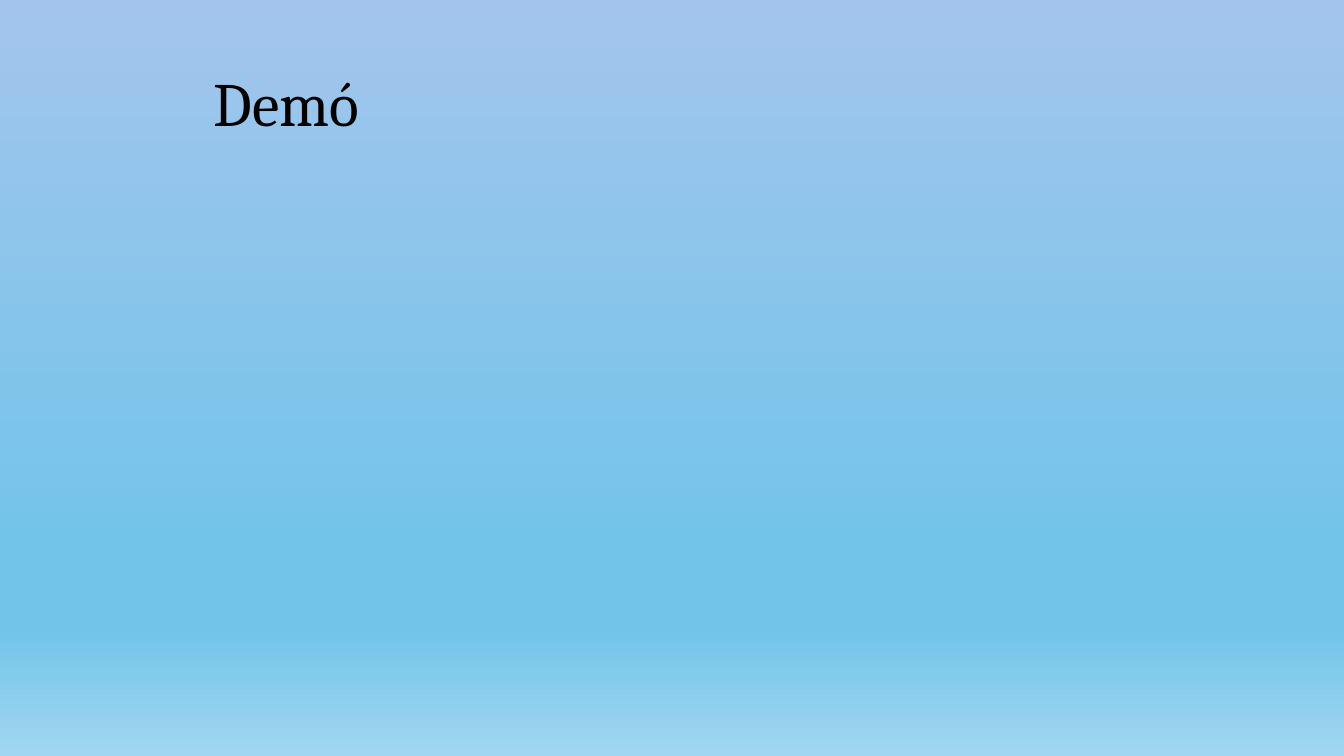
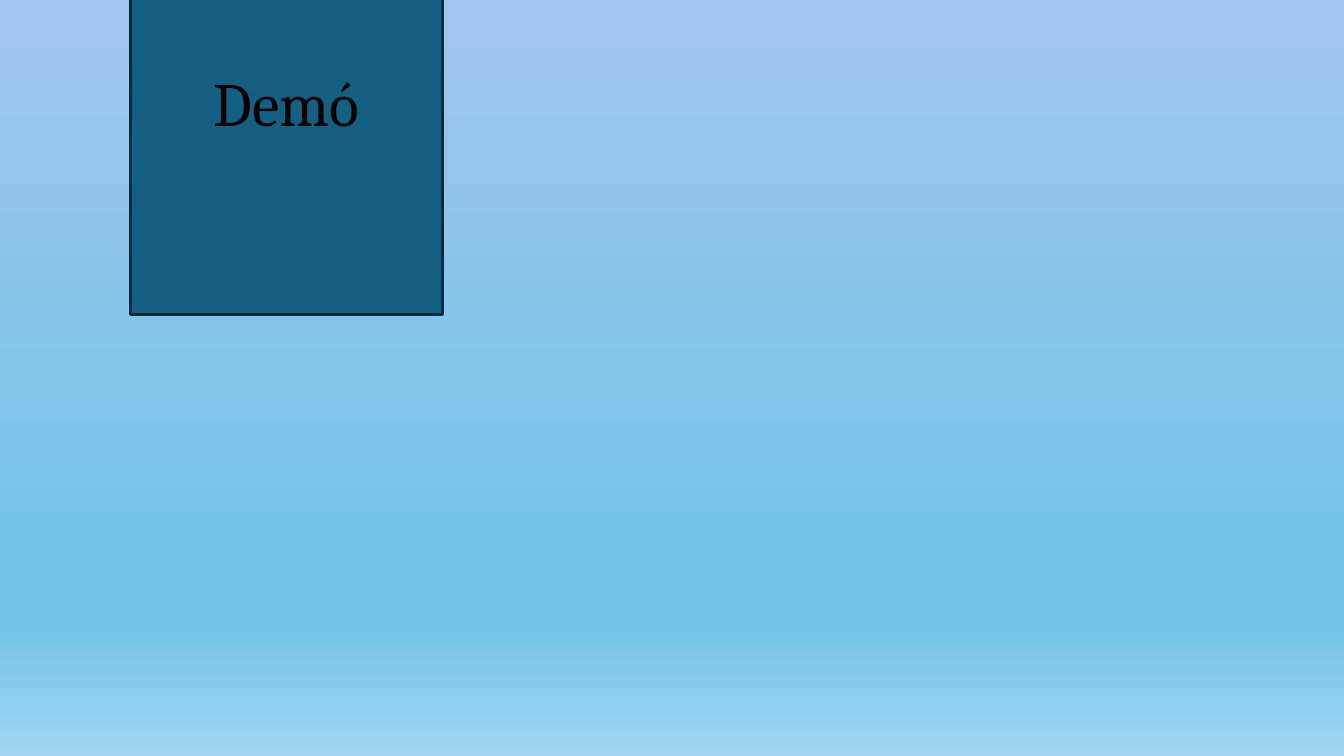
Before and after one commit to nagyls/13_S2_5_vizsgaremek, a slide deck: slide 14 of dokumentumok/Prezentáció_NagyLevedSamuel_TothTamas.pptx (slide 13 before the commit). Drawn at 1344x756 pixels with LibreOffice and Linux fonts; fonts in the diff are those of the drawing. Boxes give left, top, right and bottom in pixels: in the first picture for what was removed or moved away, otherwise in the second. Text is boxed around its words. In the diff, an @@ line names an element or a change of style, - is before the commit and + after.

```diff
--- a/dokumentumok/Prezentáció_NagyLevedSamuel_TothTamas.pptx
+++ b/dokumentumok/Prezentáció_NagyLevedSamuel_TothTamas.pptx
@@ rectangle added at (130,0,443,315), fill #156082, outline #092A39 2 pt @@
```
Also in this commit, not shown: 4 other slides changed, 2 slides added, 1 slide removed.
